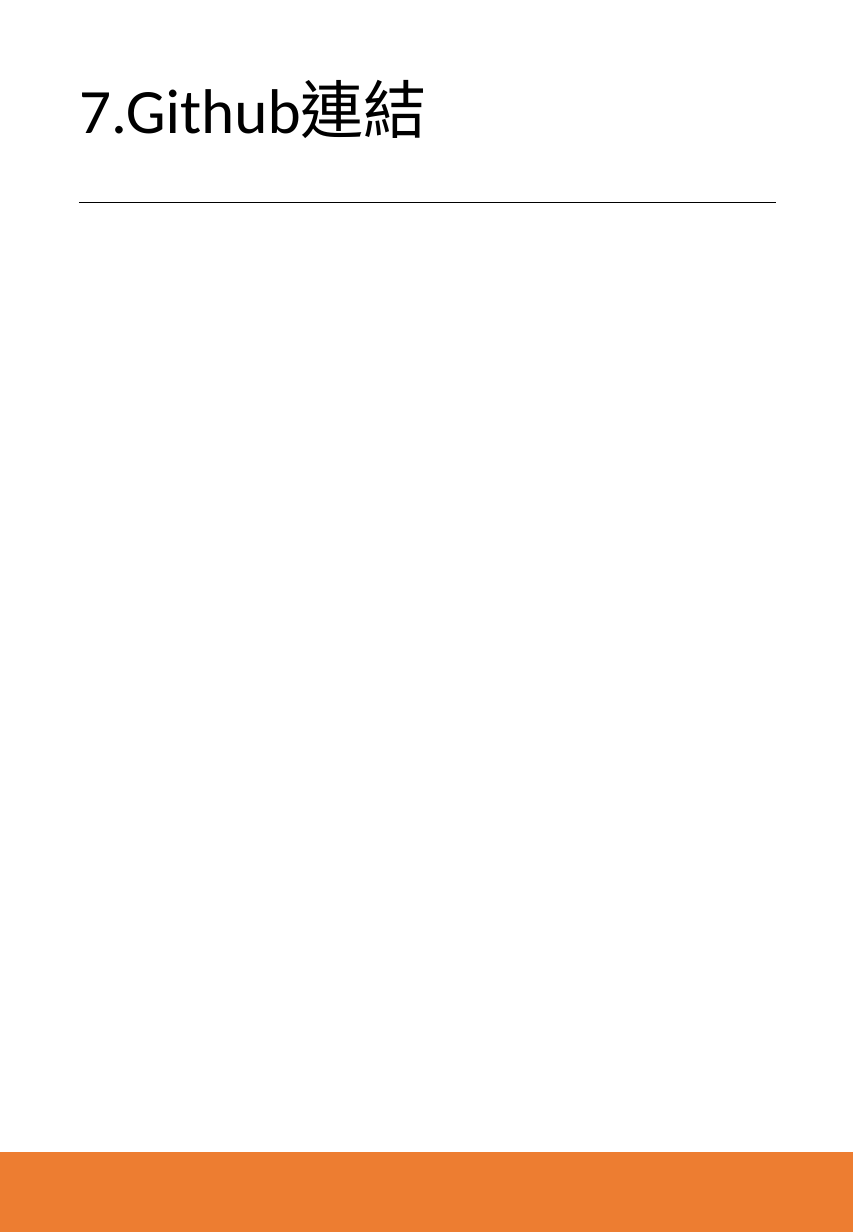
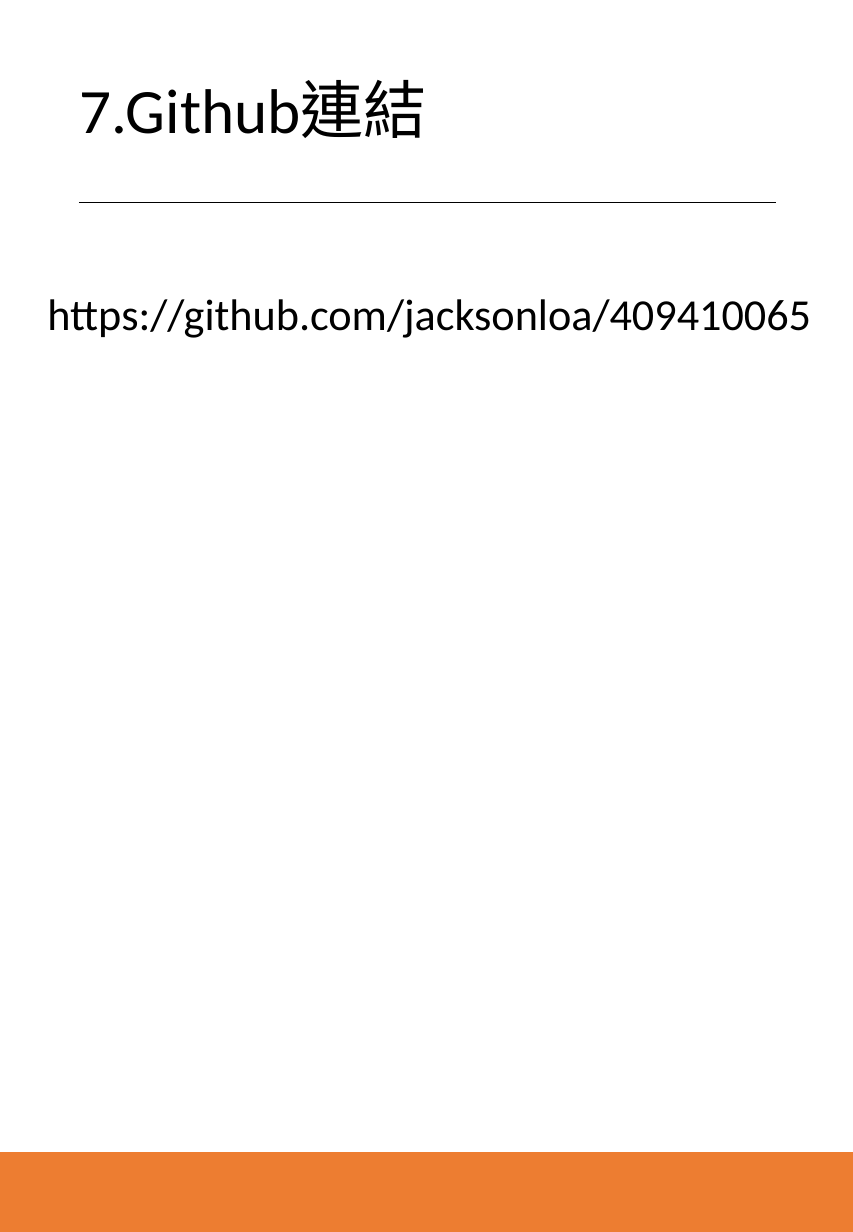
Before and after one commit to jacksonloa/409410065, a slide deck: slide 11 of 程設報告.pptx. Drawn at 853x1232 pixels with LibreOffice and Linux fonts; fonts in the diff are those of the drawing. Boxes give left, top, right and bottom in pixels: in the first picture for what was removed or moved away, otherwise in the second. Text is boxed around its words. In the diff, an @@ line names an element or a change of style, - is before the commit and + after.

```diff
--- a/程設報告.pptx
+++ b/程設報告.pptx
@@ text added at (x1=47, y1=299, x2=811, y2=338), 28 pt, text #000000 @@
+https://github.com/jacksonloa/409410065
```
